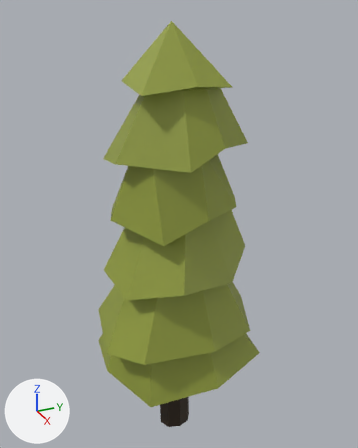
One commit to the FBX model Assets/Models/Trees/Tree_pine_3.fbx: the scene before it, then after it.
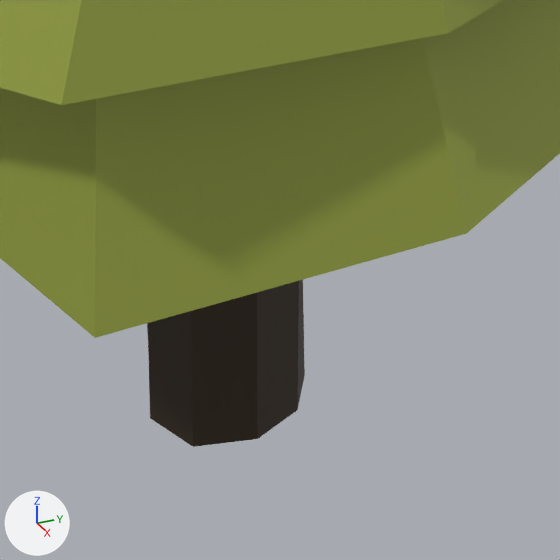
Each version appears first whole from a camera (50 mm lens) standing at (-0.554, 0.082, 0.545) and looking at (-0.999, 0.282, 0.322), and next in a close-up on the part from 37% to 66% of the width and 77% to 100% of the height. Lighting does not change. The marker at lower left points along +X, +Y and +Z. Where no turn or scale is listed for an object, it has been applied to the vertices.

Before the edit, the objects in view are built like this:
```python
me_mesh = bpy.data.meshes.new('Mesh')
me_mesh.from_pydata(...)  # 105 vertices, 104 faces; spans x -0.08..0.08, y -0.089..0.089, z -0.026..0.435
me_mesh.materials.append(mat_coloratlas)  # picture img_coloratlas_jpg
ob_tree_pine_3 = bpy.data.objects.new('Tree_pine_3', me_mesh)
ob_tree_pine_3.location = (-0.989, 0.2741, 0.0912)
```
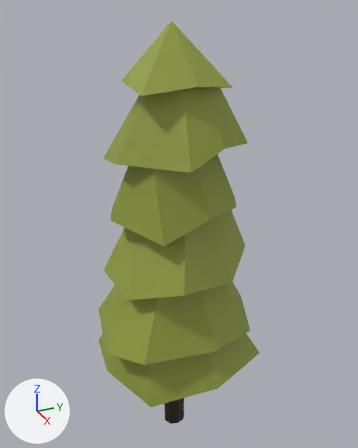
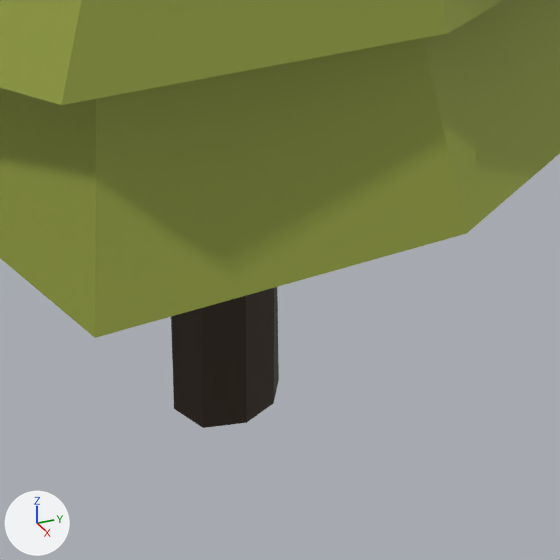
Diff of the bpy script that builds the scene:
```diff
--- a/Assets/Models/Trees/Tree_pine_3.fbx.py
+++ b/Assets/Models/Trees/Tree_pine_3.fbx.py
@@ me_mesh @@
 me_mesh.from_pydata(...)  # 105 vertices, 104 faces; spans x -0.08..0.08, y -0.089..0.089, z -0.026..0.435
 # used by ob_tree_pine_3; location = (-0.989, 0.2741, 0.0912)
+# me_mesh part 1: all 16 vertices in x -0.013..0.024, y -0.024..0.013, z -0.026..0.077 are scaled about their middle by (0.679, 0.679, 1)
 me_mesh.materials.append(mat_coloratlas)
```

Pixel boxes (x1, y1, x2, y2) of what changed, in the close-ups (560 x 560 px; the box of a moved part takes in the faces that stretch with it):
'Tree_pine_3', reshaped
    before: (0, 0, 560, 447)
    after: (0, 0, 560, 428)
part 1 of me_mesh, moved or reshaped
    before: (147, 280, 305, 447)
    after: (171, 287, 279, 428)
